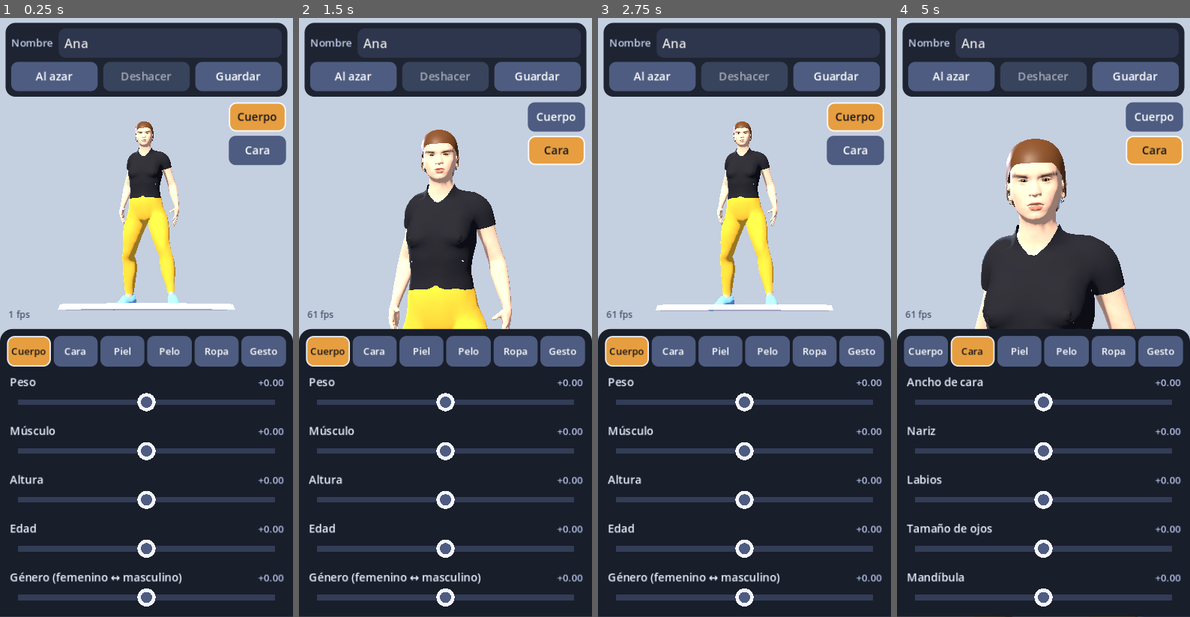
Above: before the commit, frames 1-4 (left to right).
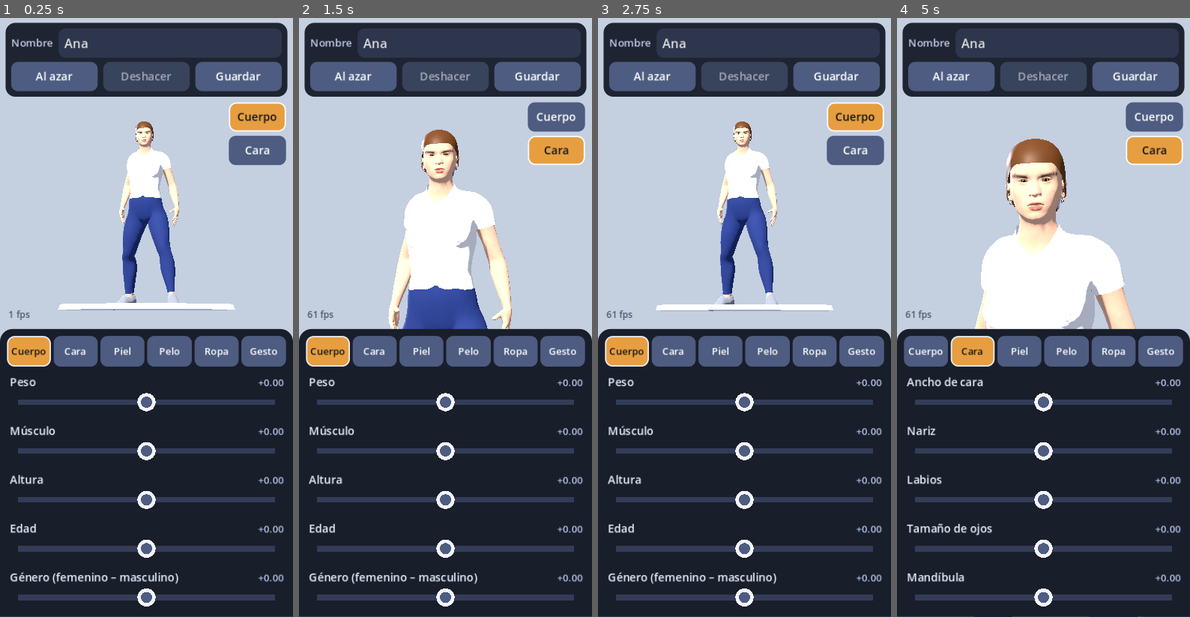
Above: after the commit, the same moments.

Repository: Elfen93/casita
Game: Godot game, scene res://crear/crear.tscn
Two runs of this game, one before a commit and one after it. Both use one fixed random seed, a clock stepped at 60 frames per second and the inputs below. This scene is started directly instead of the project's main scene.
Inputs:
- Up to frame 1 (0.25 s): no input
- Up to frame 2 (1.5 s): click "Cuerpo" at 0.5 s; click "Cara" at 1.25 s
- Up to frame 3 (2.75 s): click "Cuerpo" at 2 s
- Up to frame 4 (5 s): click "Cara" at 2.75 s; click "Al azar" at 3.5 s; click "Deshacer" at 4.25 s

The runs differ from the first frame. In frame 1, 2.9% of the frame differs, in the area x 38-62%, y 21-95%; in frame 2, 5.8%; in frame 3, 3.0%; in frame 4, 6.4%, in the area x 26-82%, y 34-100%.

Commit message:
Godot · prototipo del creador de personaje en play3d/crear/: cuerpo moldeable con esqueleto y animaciones, exportación aparte, siempre vestido, listas que se desplazan desde los botones
Co-Authored-By: Claude Fable 5.2 <noreply@anthropic.com>
Claude-Session: https://claude.ai/code/session_015vJGu85WVK9qqr7etowNZv

Diff:
--- a/godot/crear/crear.gd
+++ b/godot/crear/crear.gd
@@ -163,7 +163,7 @@
 			capas.append(c)
 	var k := 0
 	for c in capas:
-		var col: Color = COL_ROPA[(k * 3 + 1) % COL_ROPA.size()][1]
+		var col: Color = COL_ROPA[{"arriba": 0, "abajo": 6, "pies": 2, "entero": 3}.get(c, (k * 3 + 1) % COL_ROPA.size())][1]
 		var primera := ""
 		for r in cat["ropas"]:
 			if str(r.get("capa", "")) == c:
@@ -174,6 +174,7 @@
 		k += 1
 
 func _aplicar_est() -> void:
+	_vestir_bien()
 	for id in est["formas"]:
 		cuerpo.set_forma(id, float(est["formas"][id]))
 	cuerpo.set_piel(str(est["piel"]))
@@ -333,6 +334,14 @@
 	b.add_theme_color_override("font_pressed_color", Color(0.08, 0.08, 0.1) if sel else Color(1, 1, 1))
 	b.add_theme_color_override("font_hover_color", Color(0.08, 0.08, 0.1) if sel else Color(1, 1, 1))
 	b.add_theme_color_override("font_focus_color", Color(0.08, 0.08, 0.1) if sel else Color(1, 1, 1))
+
+# dentro de una lista que se desplaza, los botones dejan pasar el toque al contenedor: si no, arrastrar empezando
+# sobre un botón no mueve la lista (y en el móvil casi todo son botones). Al empezar a desplazar, el botón no se pulsa.
+func _dejar_pasar(n: Node) -> void:
+	for h in n.get_children():
+		if h is BaseButton:
+			(h as BaseButton).mouse_filter = Control.MOUSE_FILTER_PASS
+		_dejar_pasar(h)
 
 func _boton(txt: String, f: Callable, alto := 46.0, tam := 16) -> Button:
 	var b := Button.new()
@@ -531,6 +540,7 @@
 	pag.set_anchors_preset(Control.PRESET_FULL_RECT)
 	pag.visible = false
 	cont.add_child(pag)
+	_dejar_pasar(pag)
 	pestanas.append({"id": id, "txt": txt, "btn": b, "pag": pag})
 	ctl["pestana:" + id] = b
 
@@ -568,7 +578,7 @@
 		hay = true
 		var id := str(f["id"])
 		var d := Desliz.new()
-		d.nombre = str(f.get("n", id))
+		d.nombre = str(f.get("n", id)).replace("↔", "–")
 		d.vmin = float(f.get("min", -1.0))
 		d.vmax = float(f.get("max", 1.0))
 		d.vdef = float(f.get("def", 0.0))
@@ -633,15 +643,17 @@
 		v.add_child(_etiqueta(capa.capitalize(), 16, Color(0.95, 0.8, 0.5)))
 		var g := _rejilla(2)
 		v.add_child(g)
-		var bn := _boton_marcable("Ninguna", func(): _hacer(func(): est["ropa"][capa]["id"] = ""), func(): return str(est["ropa"][capa]["id"]) == "")
-		bn.size_flags_horizontal = Control.SIZE_EXPAND_FILL
-		g.add_child(bn)
-		ctl["ropa:%s:" % capa] = bn
+		# arriba y abajo siempre llevan algo (o un «entero» que las sustituye): la ropa interior no es un conjunto
+		if not ["arriba", "abajo"].has(capa):
+			var bn := _boton_marcable("Ninguna", func(): _hacer(func(): _poner_ropa(capa, "")), func(): return str(est["ropa"][capa]["id"]) == "")
+			bn.size_flags_horizontal = Control.SIZE_EXPAND_FILL
+			g.add_child(bn)
+			ctl["ropa:%s:" % capa] = bn
 		for r in cat["ropas"]:
 			if str(r.get("capa", "")) != capa:
 				continue
 			var id := str(r["id"])
-			var b := _boton_marcable(str(r.get("n", id)), func(): _hacer(func(): est["ropa"][capa]["id"] = id), func(): return str(est["ropa"][capa]["id"]) == id)
+			var b := _boton_marcable(str(r.get("n", id)), func(): _hacer(func(): _poner_ropa(capa, id)), func(): return str(est["ropa"][capa]["id"]) == id)
 			b.size_flags_horizontal = Control.SIZE_EXPAND_FILL
 			g.add_child(b)
 			ctl["ropa:%s:%s" % [capa, id]] = b
@@ -654,6 +666,31 @@
 			gc.add_child(ch)
 			ctl["ropa_color:%s:%d" % [capa, i]] = ch
 	return s
+
+# una prenda de arriba o de abajo quita el «entero» (vestido), y al revés
+func _poner_ropa(capa: String, id: String) -> void:
+	est["ropa"][capa]["id"] = id
+	if id != "" and ["arriba", "abajo"].has(capa) and est["ropa"].has("entero"):
+		est["ropa"]["entero"]["id"] = ""
+	_vestir_bien()
+
+func _primera_ropa(capa: String) -> String:
+	for r in cat.get("ropas", []):
+		if str(r.get("capa", "")) == capa:
+			return str(r["id"])
+	return ""
+
+# nunca en ropa interior: con «entero» puesto no hay arriba ni abajo; sin él, las dos capas llevan algo
+func _vestir_bien() -> void:
+	var r: Dictionary = est["ropa"]
+	var entero := r.has("entero") and str(r["entero"]["id"]) != ""
+	for c in ["arriba", "abajo"]:
+		if not r.has(c):
+			continue
+		if entero:
+			r[c]["id"] = ""
+		elif str(r[c]["id"]) == "":
+			r[c]["id"] = _primera_ropa(c)
 
 func _pagina_gesto() -> ScrollContainer:
 	var s := _scroll()
@@ -690,6 +727,8 @@
 func poner_vista(v: String) -> void:
 	vista = v if v == "cara" else "cuerpo"
 	zoom = 1.0
+	if vista == "cara" and absf(wrapf(giro_nodo.rotation.y, -PI, PI)) > 0.9:
+		giro_nodo.rotation.y = 0.0   # la cara se moldea de frente
 	_refrescar()
 
 # toda modificación discreta pasa por aquí: guarda para deshacer, cambia el estado, lo aplica al cuerpo
--- a/godot/project.godot
+++ b/godot/project.godot
@@ -4,6 +4,7 @@
 [application]
 config/name="Casita 3D"
 run/main_scene="res://escenas/main.tscn"
+run/main_scene.crear="res://crear/crear.tscn"
 config/features=PackedStringArray("4.3", "GL Compatibility")
 
 [display]
--- a/godot/scripts/main.gd
+++ b/godot/scripts/main.gd
@@ -129,7 +129,11 @@
 
 func _ready() -> void:
 	if OS.has_feature("web") and str(JavaScriptBridge.eval("window.location.search")).contains("crear"):  # --- crear ---
-		get_tree().change_scene_to_file.call_deferred("res://crear/crear.tscn")  # --- crear ---
+		# el creador va en su propia exportación (play3d/crear/): si su escena no viene en esta, se salta a esa página  # --- crear ---
+		if ResourceLoader.exists("res://crear/crear.tscn"):  # --- crear ---
+			get_tree().change_scene_to_file.call_deferred("res://crear/crear.tscn")  # --- crear ---
+		else:  # --- crear ---
+			JavaScriptBridge.eval("window.location.replace('crear/index.html')")  # --- crear ---
 		return  # --- crear ---
 	ciudad = Datos.cargar("ciudad")
 	lugares = Datos.cargar("lugares")
Not shown, changed: godot/export_presets.cfg
Not shown, changed: docs/BACKLOG.md
Not shown, changed: docs/CASITA.md
Not shown, changed: docs/CHANGELOG.md
Not shown, added: play3d/crear/index.apple-touch-icon.png
Not shown, added: play3d/crear/index.audio.worklet.js
Not shown, added: play3d/crear/index.icon.png
Not shown, added: play3d/crear/index.js
Not shown, added: play3d/crear/index.pck
Not shown, added: play3d/crear/index.png
Not shown, added: play3d/crear/index.wasm
Not shown, changed: play3d/index.pck
(and 1 more such lines)
